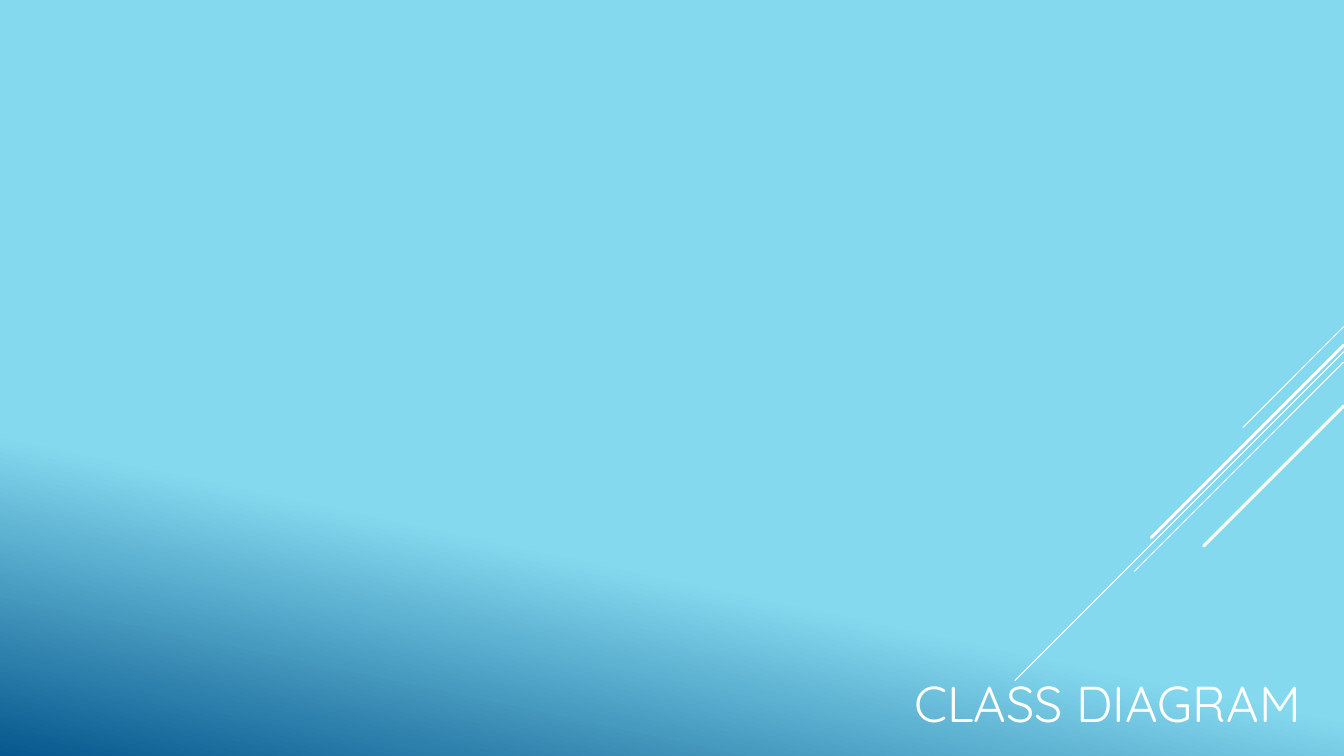
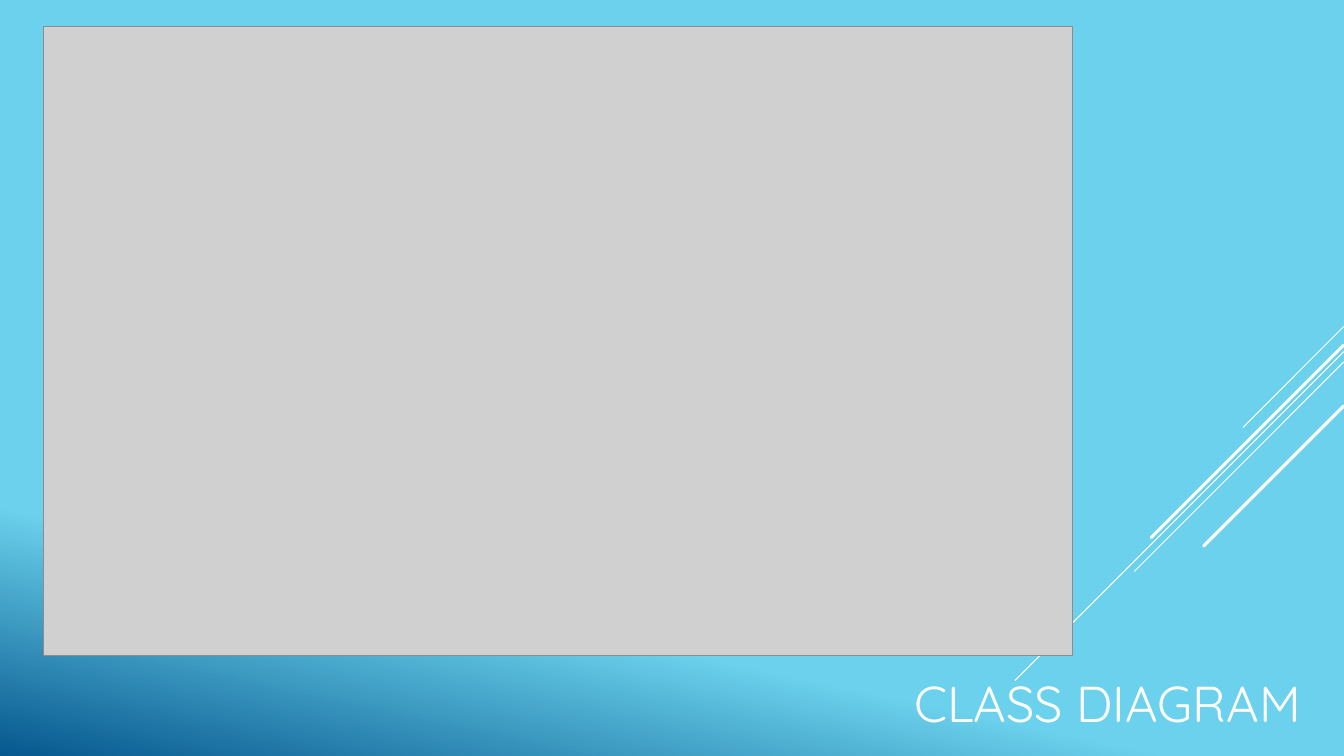
Before and after one commit to cs414-C-Team/cs414-f18-001-C-Team, a slide deck: slide 4 of presentations/P3_presentation .pptx. Drawn at 1344x756 pixels with LibreOffice and Linux fonts; fonts in the diff are those of the drawing; grey boxes stand for pictures. Boxes give left, top, right and bottom in pixels: in the first picture for what was removed or moved away, otherwise in the second. Text is boxed around its words. In the diff, an @@ line names an element or a change of style, - is before the commit and + after.

Commit message:
Update presentation and class diagram

```diff
--- a/presentations/P3_presentation .pptx
+++ b/presentations/P3_presentation .pptx
@@ background gradient #86D9EF to #06588E to gradient #6ED2EB to #06588E @@
@@ picture added at bbox=[43, 26, 1072, 654] @@
```
Also in this commit, not shown: 3 other slides changed, 3 slides added, 2 other files.
